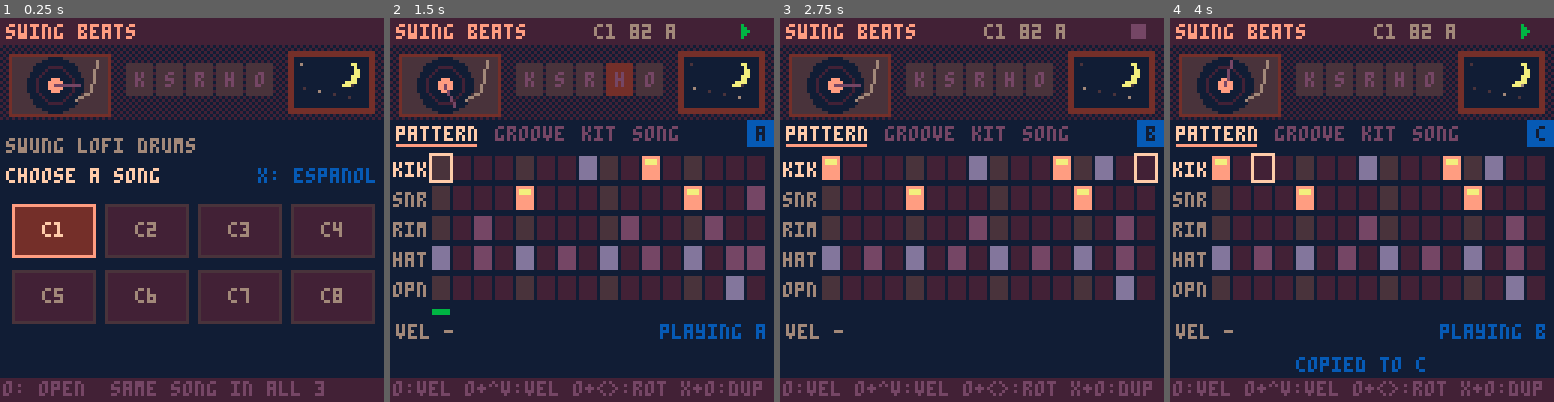
Above: before the commit, frames 1-4 (left to right).
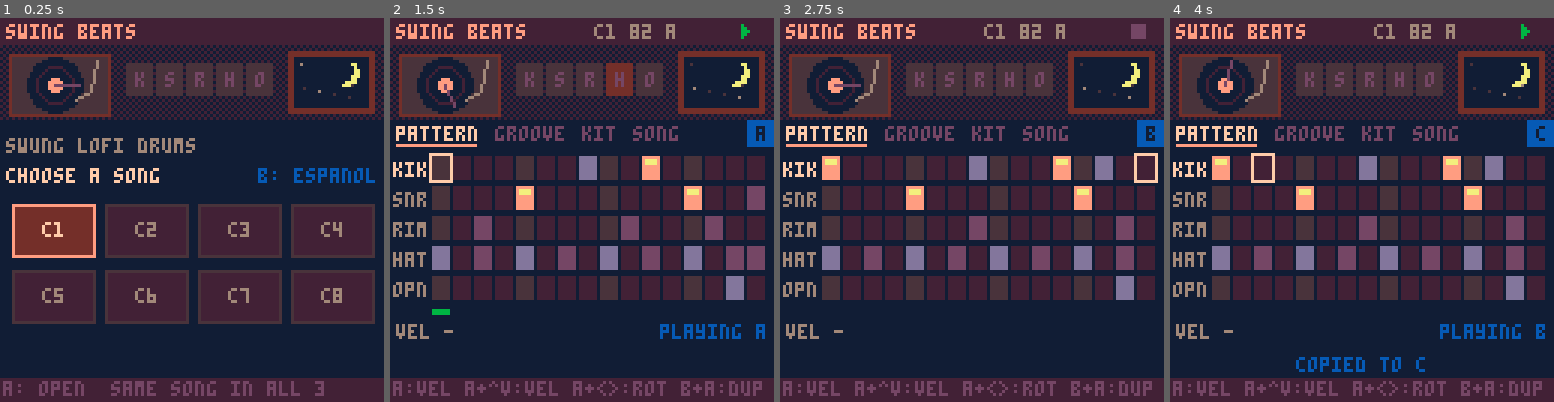
Above: after the commit, the same moments.

Repository: santiago-giordano/swing_pico8
Game: PICO-8 cartridge carts/en/swing_beats.p8
Same seed, same stepped clock (60 frames per second), same inputs: the game is played once before the commit and once after it.
Inputs:
- Up to frame 1 (0.25 s): no input
- Up to frame 2 (1.5 s): tap O (Z key) at 0.33, 0.7, 1.43 s; tap X (X key) at 1.07 s
- Up to frame 3 (2.75 s): hold Left 1.97-2.37 s; tap X (X key) at 2.07, 2.4, 2.73 s; tap O (Z key) at 2.22 s; hold Down from 2.42 s (still down)
- Up to frame 4 (4 s): release Down at 2.82 s; hold Right 2.87-3.53 s; tap X (X key) at 3.07, 3.4, 3.73 s; tap O (Z key) at 3.1, 3.98 s; hold Up from 3.58 s (still down)

The runs differ from the first frame. In frame 1, less than 0.1% of the frame differs, in the area x 0-69%, y 39-99%; in frame 2, 0.1%, in the area x 0-85%, y 94-99%; in frame 3, 0.1%; in frame 4, 0.1%.

Commit message:
Help text names buttons A/B by default, btn switch on song page
Co-Authored-By: Claude Sonnet 5.5 <noreply@anthropic.com>
Claude-Session: https://claude.ai/code/session_01Fp4AnuhRcLifhZuhuviCvy

Diff:
--- a/carts/en/swing_beats.p8
+++ b/carts/en/swing_beats.p8
@@ -466,10 +466,10 @@
    end})
  end
  if fills then
-  add(its,{x=2,y=64,l=tx("relleno","fill"),w=60,
+  add(its,{x=2,y=64,l=tx("relleno","fill"),w=52,
    v=function() return split(tx("no,hat,caja,ambos","none,hat,snare,both"))[(gd(1)>>1&3)+1] end,
    a=function(d) sd(1,gd(1)&0xf9|(((gd(1)>>1&3)+d)%4)<<1) end})
-  add(its,{x=66,y=64,l="poly",w=60,
+  add(its,{x=58,y=64,l="poly",w=34,
    v=function()
     local t=gd(1)>>3&7
     return t>0 and split("k,s,r,h,o")[t].." "..polyn[gd(1)\64+1] or "--"
@@ -486,6 +486,10 @@
    v=function() return gd(239)&64>0 and tx("si","on") or "no" end,
    a=function() sd(239,gd(239)^^64) end})
  end
+ -- botones de los textos de ayuda
+ add(its,{x=96,y=64,l="btn",w=30,
+  v=function() return split("a/b,b/a,o/x")[gd(13)\64+1] end,
+  a=function(d) sd(13,gd(13)&0x3f|((gd(13)\64+d)%3)<<6) end})
  -- diagnostico: estado del pcm
  local function dg()
   print("pcm "..(pcmok and "ok" or "no").." "..stat(108)..(clkr and " clk "..flr(clkr*100) or ""),2,113,5)
@@ -604,9 +608,25 @@
  end
 end
 
+-- nombres de botones en los textos de
+-- ayuda (byte 13 bits 6-7): 0 a/b,
+-- 1 b/a, 2 o/x (nombres de pico-8)
+function lbl(h)
+ local m=({{"a","b"},{"b","a"},{"o","x"}})[gd(13)\64+1]
+ local r=""
+ for i=1,#h do
+  local c,p,n=sub(h,i,i),sub(h,i-1,i-1),sub(h,i+1,i+1)
+  if (c=="o" or c=="x") and (i==1 or p==" " or p=="+") and (n==":" or n=="+" or n==" ") then
+   c=m[c=="o" and 1 or 2]
+  end
+  r..=c
+ end
+ return r
+end
+
 function footer(h)
  rectfill(0,120,127,127,1)
- print(h,1,121,5)
+ print(lbl(h),1,121,5)
 end
 
 function cpu(x,y)
@@ -646,7 +666,7 @@
  print(ti,2,2,9)
  print(su,2,40,6)
  print(tx("elegi la cancion","choose a song"),2,50,7)
- local l=tx("x: english","x: espanol")
+ local l=lbl(tx("x: english","x: espanol"))
  print(l,126-#l*4,50,12)
  for i=1,8 do
   local x,y=4+(i-1)%4*31,62+(i-1)\4*22
--- a/carts/en/swing_keys.p8
+++ b/carts/en/swing_keys.p8
@@ -466,10 +466,10 @@
    end})
  end
  if fills then
-  add(its,{x=2,y=64,l=tx("relleno","fill"),w=60,
+  add(its,{x=2,y=64,l=tx("relleno","fill"),w=52,
    v=function() return split(tx("no,hat,caja,ambos","none,hat,snare,both"))[(gd(1)>>1&3)+1] end,
    a=function(d) sd(1,gd(1)&0xf9|(((gd(1)>>1&3)+d)%4)<<1) end})
-  add(its,{x=66,y=64,l="poly",w=60,
+  add(its,{x=58,y=64,l="poly",w=34,
    v=function()
     local t=gd(1)>>3&7
     return t>0 and split("k,s,r,h,o")[t].." "..polyn[gd(1)\64+1] or "--"
@@ -486,6 +486,10 @@
    v=function() return gd(239)&64>0 and tx("si","on") or "no" end,
    a=function() sd(239,gd(239)^^64) end})
  end
+ -- botones de los textos de ayuda
+ add(its,{x=96,y=64,l="btn",w=30,
+  v=function() return split("a/b,b/a,o/x")[gd(13)\64+1] end,
+  a=function(d) sd(13,gd(13)&0x3f|((gd(13)\64+d)%3)<<6) end})
  -- diagnostico: estado del pcm
  local function dg()
   print("pcm "..(pcmok and "ok" or "no").." "..stat(108)..(clkr and " clk "..flr(clkr*100) or ""),2,113,5)
@@ -604,9 +608,25 @@
  end
 end
 
+-- nombres de botones en los textos de
+-- ayuda (byte 13 bits 6-7): 0 a/b,
+-- 1 b/a, 2 o/x (nombres de pico-8)
+function lbl(h)
+ local m=({{"a","b"},{"b","a"},{"o","x"}})[gd(13)\64+1]
+ local r=""
+ for i=1,#h do
+  local c,p,n=sub(h,i,i),sub(h,i-1,i-1),sub(h,i+1,i+1)
+  if (c=="o" or c=="x") and (i==1 or p==" " or p=="+") and (n==":" or n=="+" or n==" ") then
+   c=m[c=="o" and 1 or 2]
+  end
+  r..=c
+ end
+ return r
+end
+
 function footer(h)
  rectfill(0,120,127,127,1)
- print(h,1,121,5)
+ print(lbl(h),1,121,5)
 end
 
 function cpu(x,y)
@@ -646,7 +666,7 @@
  print(ti,2,2,9)
  print(su,2,40,6)
  print(tx("elegi la cancion","choose a song"),2,50,7)
- local l=tx("x: english","x: espanol")
+ local l=lbl(tx("x: english","x: espanol"))
  print(l,126-#l*4,50,12)
  for i=1,8 do
   local x,y=4+(i-1)%4*31,62+(i-1)\4*22
--- a/carts/en/swing_mix.p8
+++ b/carts/en/swing_mix.p8
@@ -466,10 +466,10 @@
    end})
  end
  if fills then
-  add(its,{x=2,y=64,l=tx("relleno","fill"),w=60,
+  add(its,{x=2,y=64,l=tx("relleno","fill"),w=52,
    v=function() return split(tx("no,hat,caja,ambos","none,hat,snare,both"))[(gd(1)>>1&3)+1] end,
    a=function(d) sd(1,gd(1)&0xf9|(((gd(1)>>1&3)+d)%4)<<1) end})
-  add(its,{x=66,y=64,l="poly",w=60,
+  add(its,{x=58,y=64,l="poly",w=34,
    v=function()
     local t=gd(1)>>3&7
     return t>0 and split("k,s,r,h,o")[t].." "..polyn[gd(1)\64+1] or "--"
@@ -486,6 +486,10 @@
    v=function() return gd(239)&64>0 and tx("si","on") or "no" end,
    a=function() sd(239,gd(239)^^64) end})
  end
+ -- botones de los textos de ayuda
+ add(its,{x=96,y=64,l="btn",w=30,
+  v=function() return split("a/b,b/a,o/x")[gd(13)\64+1] end,
+  a=function(d) sd(13,gd(13)&0x3f|((gd(13)\64+d)%3)<<6) end})
  -- diagnostico: estado del pcm
  local function dg()
   print("pcm "..(pcmok and "ok" or "no").." "..stat(108)..(clkr and " clk "..flr(clkr*100) or ""),2,113,5)
@@ -604,9 +608,25 @@
  end
 end
 
+-- nombres de botones en los textos de
+-- ayuda (byte 13 bits 6-7): 0 a/b,
+-- 1 b/a, 2 o/x (nombres de pico-8)
+function lbl(h)
+ local m=({{"a","b"},{"b","a"},{"o","x"}})[gd(13)\64+1]
+ local r=""
+ for i=1,#h do
+  local c,p,n=sub(h,i,i),sub(h,i-1,i-1),sub(h,i+1,i+1)
+  if (c=="o" or c=="x") and (i==1 or p==" " or p=="+") and (n==":" or n=="+" or n==" ") then
+   c=m[c=="o" and 1 or 2]
+  end
+  r..=c
+ end
+ return r
+end
+
 function footer(h)
  rectfill(0,120,127,127,1)
- print(h,1,121,5)
+ print(lbl(h),1,121,5)
 end
 
 function cpu(x,y)
@@ -646,7 +666,7 @@
  print(ti,2,2,9)
  print(su,2,40,6)
  print(tx("elegi la cancion","choose a song"),2,50,7)
- local l=tx("x: english","x: espanol")
+ local l=lbl(tx("x: english","x: espanol"))
  print(l,126-#l*4,50,12)
  for i=1,8 do
   local x,y=4+(i-1)%4*31,62+(i-1)\4*22
--- a/carts/en/swing_noise.p8
+++ b/carts/en/swing_noise.p8
@@ -466,10 +466,10 @@
    end})
  end
  if fills then
-  add(its,{x=2,y=64,l=tx("relleno","fill"),w=60,
+  add(its,{x=2,y=64,l=tx("relleno","fill"),w=52,
    v=function() return split(tx("no,hat,caja,ambos","none,hat,snare,both"))[(gd(1)>>1&3)+1] end,
    a=function(d) sd(1,gd(1)&0xf9|(((gd(1)>>1&3)+d)%4)<<1) end})
-  add(its,{x=66,y=64,l="poly",w=60,
+  add(its,{x=58,y=64,l="poly",w=34,
    v=function()
     local t=gd(1)>>3&7
     return t>0 and split("k,s,r,h,o")[t].." "..polyn[gd(1)\64+1] or "--"
@@ -486,6 +486,10 @@
    v=function() return gd(239)&64>0 and tx("si","on") or "no" end,
    a=function() sd(239,gd(239)^^64) end})
  end
+ -- botones de los textos de ayuda
+ add(its,{x=96,y=64,l="btn",w=30,
+  v=function() return split("a/b,b/a,o/x")[gd(13)\64+1] end,
+  a=function(d) sd(13,gd(13)&0x3f|((gd(13)\64+d)%3)<<6) end})
  -- diagnostico: estado del pcm
  local function dg()
   print("pcm "..(pcmok and "ok" or "no").." "..stat(108)..(clkr and " clk "..flr(clkr*100) or ""),2,113,5)
@@ -604,9 +608,25 @@
  end
 end
 
+-- nombres de botones en los textos de
+-- ayuda (byte 13 bits 6-7): 0 a/b,
+-- 1 b/a, 2 o/x (nombres de pico-8)
+function lbl(h)
+ local m=({{"a","b"},{"b","a"},{"o","x"}})[gd(13)\64+1]
+ local r=""
+ for i=1,#h do
+  local c,p,n=sub(h,i,i),sub(h,i-1,i-1),sub(h,i+1,i+1)
+  if (c=="o" or c=="x") and (i==1 or p==" " or p=="+") and (n==":" or n=="+" or n==" ") then
+   c=m[c=="o" and 1 or 2]
+  end
+  r..=c
+ end
+ return r
+end
+
 function footer(h)
  rectfill(0,120,127,127,1)
- print(h,1,121,5)
+ print(lbl(h),1,121,5)
 end
 
 function cpu(x,y)
@@ -646,7 +666,7 @@
  print(ti,2,2,9)
  print(su,2,40,6)
  print(tx("elegi la cancion","choose a song"),2,50,7)
- local l=tx("x: english","x: espanol")
+ local l=lbl(tx("x: english","x: espanol"))
  print(l,126-#l*4,50,12)
  for i=1,8 do
   local x,y=4+(i-1)%4*31,62+(i-1)\4*22
--- a/carts/es/swing_beats.p8
+++ b/carts/es/swing_beats.p8
@@ -466,10 +466,10 @@
    end})
  end
  if fills then
-  add(its,{x=2,y=64,l=tx("relleno","fill"),w=60,
+  add(its,{x=2,y=64,l=tx("relleno","fill"),w=52,
    v=function() return split(tx("no,hat,caja,ambos","none,hat,snare,both"))[(gd(1)>>1&3)+1] end,
    a=function(d) sd(1,gd(1)&0xf9|(((gd(1)>>1&3)+d)%4)<<1) end})
-  add(its,{x=66,y=64,l="poly",w=60,
+  add(its,{x=58,y=64,l="poly",w=34,
    v=function()
     local t=gd(1)>>3&7
     return t>0 and split("k,s,r,h,o")[t].." "..polyn[gd(1)\64+1] or "--"
@@ -486,6 +486,10 @@
    v=function() return gd(239)&64>0 and tx("si","on") or "no" end,
    a=function() sd(239,gd(239)^^64) end})
  end
+ -- botones de los textos de ayuda
+ add(its,{x=96,y=64,l="btn",w=30,
+  v=function() return split("a/b,b/a,o/x")[gd(13)\64+1] end,
+  a=function(d) sd(13,gd(13)&0x3f|((gd(13)\64+d)%3)<<6) end})
  -- diagnostico: estado del pcm
  local function dg()
   print("pcm "..(pcmok and "ok" or "no").." "..stat(108)..(clkr and " clk "..flr(clkr*100) or ""),2,113,5)
@@ -604,9 +608,25 @@
  end
 end
 
+-- nombres de botones en los textos de
+-- ayuda (byte 13 bits 6-7): 0 a/b,
+-- 1 b/a, 2 o/x (nombres de pico-8)
+function lbl(h)
+ local m=({{"a","b"},{"b","a"},{"o","x"}})[gd(13)\64+1]
+ local r=""
+ for i=1,#h do
+  local c,p,n=sub(h,i,i),sub(h,i-1,i-1),sub(h,i+1,i+1)
+  if (c=="o" or c=="x") and (i==1 or p==" " or p=="+") and (n==":" or n=="+" or n==" ") then
+   c=m[c=="o" and 1 or 2]
+  end
+  r..=c
+ end
+ return r
+end
+
 function footer(h)
  rectfill(0,120,127,127,1)
- print(h,1,121,5)
+ print(lbl(h),1,121,5)
 end
 
 function cpu(x,y)
@@ -646,7 +666,7 @@
  print(ti,2,2,9)
  print(su,2,40,6)
  print(tx("elegi la cancion","choose a song"),2,50,7)
- local l=tx("x: english","x: espanol")
+ local l=lbl(tx("x: english","x: espanol"))
  print(l,126-#l*4,50,12)
  for i=1,8 do
   local x,y=4+(i-1)%4*31,62+(i-1)\4*22
--- a/carts/es/swing_keys.p8
+++ b/carts/es/swing_keys.p8
@@ -466,10 +466,10 @@
    end})
  end
  if fills then
-  add(its,{x=2,y=64,l=tx("relleno","fill"),w=60,
+  add(its,{x=2,y=64,l=tx("relleno","fill"),w=52,
    v=function() return split(tx("no,hat,caja,ambos","none,hat,snare,both"))[(gd(1)>>1&3)+1] end,
    a=function(d) sd(1,gd(1)&0xf9|(((gd(1)>>1&3)+d)%4)<<1) end})
-  add(its,{x=66,y=64,l="poly",w=60,
+  add(its,{x=58,y=64,l="poly",w=34,
    v=function()
     local t=gd(1)>>3&7
     return t>0 and split("k,s,r,h,o")[t].." "..polyn[gd(1)\64+1] or "--"
@@ -486,6 +486,10 @@
    v=function() return gd(239)&64>0 and tx("si","on") or "no" end,
    a=function() sd(239,gd(239)^^64) end})
  end
+ -- botones de los textos de ayuda
+ add(its,{x=96,y=64,l="btn",w=30,
+  v=function() return split("a/b,b/a,o/x")[gd(13)\64+1] end,
+  a=function(d) sd(13,gd(13)&0x3f|((gd(13)\64+d)%3)<<6) end})
  -- diagnostico: estado del pcm
  local function dg()
   print("pcm "..(pcmok and "ok" or "no").." "..stat(108)..(clkr and " clk "..flr(clkr*100) or ""),2,113,5)
@@ -604,9 +608,25 @@
  end
 end
 
+-- nombres de botones en los textos de
+-- ayuda (byte 13 bits 6-7): 0 a/b,
+-- 1 b/a, 2 o/x (nombres de pico-8)
+function lbl(h)
+ local m=({{"a","b"},{"b","a"},{"o","x"}})[gd(13)\64+1]
+ local r=""
+ for i=1,#h do
+  local c,p,n=sub(h,i,i),sub(h,i-1,i-1),sub(h,i+1,i+1)
+  if (c=="o" or c=="x") and (i==1 or p==" " or p=="+") and (n==":" or n=="+" or n==" ") then
+   c=m[c=="o" and 1 or 2]
+  end
+  r..=c
+ end
+ return r
+end
+
 function footer(h)
  rectfill(0,120,127,127,1)
- print(h,1,121,5)
+ print(lbl(h),1,121,5)
 end
 
 function cpu(x,y)
@@ -646,7 +666,7 @@
  print(ti,2,2,9)
  print(su,2,40,6)
  print(tx("elegi la cancion","choose a song"),2,50,7)
- local l=tx("x: english","x: espanol")
+ local l=lbl(tx("x: english","x: espanol"))
  print(l,126-#l*4,50,12)
  for i=1,8 do
   local x,y=4+(i-1)%4*31,62+(i-1)\4*22
--- a/carts/es/swing_mix.p8
+++ b/carts/es/swing_mix.p8
@@ -466,10 +466,10 @@
    end})
  end
  if fills then
-  add(its,{x=2,y=64,l=tx("relleno","fill"),w=60,
+  add(its,{x=2,y=64,l=tx("relleno","fill"),w=52,
    v=function() return split(tx("no,hat,caja,ambos","none,hat,snare,both"))[(gd(1)>>1&3)+1] end,
    a=function(d) sd(1,gd(1)&0xf9|(((gd(1)>>1&3)+d)%4)<<1) end})
-  add(its,{x=66,y=64,l="poly",w=60,
+  add(its,{x=58,y=64,l="poly",w=34,
    v=function()
     local t=gd(1)>>3&7
     return t>0 and split("k,s,r,h,o")[t].." "..polyn[gd(1)\64+1] or "--"
@@ -486,6 +486,10 @@
    v=function() return gd(239)&64>0 and tx("si","on") or "no" end,
    a=function() sd(239,gd(239)^^64) end})
  end
+ -- botones de los textos de ayuda
+ add(its,{x=96,y=64,l="btn",w=30,
+  v=function() return split("a/b,b/a,o/x")[gd(13)\64+1] end,
+  a=function(d) sd(13,gd(13)&0x3f|((gd(13)\64+d)%3)<<6) end})
  -- diagnostico: estado del pcm
  local function dg()
   print("pcm "..(pcmok and "ok" or "no").." "..stat(108)..(clkr and " clk "..flr(clkr*100) or ""),2,113,5)
@@ -604,9 +608,25 @@
  end
 end
 
+-- nombres de botones en los textos de
+-- ayuda (byte 13 bits 6-7): 0 a/b,
+-- 1 b/a, 2 o/x (nombres de pico-8)
+function lbl(h)
+ local m=({{"a","b"},{"b","a"},{"o","x"}})[gd(13)\64+1]
+ local r=""
+ for i=1,#h do
+  local c,p,n=sub(h,i,i),sub(h,i-1,i-1),sub(h,i+1,i+1)
+  if (c=="o" or c=="x") and (i==1 or p==" " or p=="+") and (n==":" or n=="+" or n==" ") then
+   c=m[c=="o" and 1 or 2]
+  end
+  r..=c
+ end
+ return r
+end
+
 function footer(h)
  rectfill(0,120,127,127,1)
- print(h,1,121,5)
+ print(lbl(h),1,121,5)
 end
 
 function cpu(x,y)
@@ -646,7 +666,7 @@
  print(ti,2,2,9)
  print(su,2,40,6)
  print(tx("elegi la cancion","choose a song"),2,50,7)
- local l=tx("x: english","x: espanol")
+ local l=lbl(tx("x: english","x: espanol"))
  print(l,126-#l*4,50,12)
  for i=1,8 do
   local x,y=4+(i-1)%4*31,62+(i-1)\4*22
--- a/carts/es/swing_noise.p8
+++ b/carts/es/swing_noise.p8
@@ -466,10 +466,10 @@
    end})
  end
  if fills then
-  add(its,{x=2,y=64,l=tx("relleno","fill"),w=60,
+  add(its,{x=2,y=64,l=tx("relleno","fill"),w=52,
    v=function() return split(tx("no,hat,caja,ambos","none,hat,snare,both"))[(gd(1)>>1&3)+1] end,
    a=function(d) sd(1,gd(1)&0xf9|(((gd(1)>>1&3)+d)%4)<<1) end})
-  add(its,{x=66,y=64,l="poly",w=60,
+  add(its,{x=58,y=64,l="poly",w=34,
    v=function()
     local t=gd(1)>>3&7
     return t>0 and split("k,s,r,h,o")[t].." "..polyn[gd(1)\64+1] or "--"
@@ -486,6 +486,10 @@
    v=function() return gd(239)&64>0 and tx("si","on") or "no" end,
    a=function() sd(239,gd(239)^^64) end})
  end
+ -- botones de los textos de ayuda
+ add(its,{x=96,y=64,l="btn",w=30,
+  v=function() return split("a/b,b/a,o/x")[gd(13)\64+1] end,
+  a=function(d) sd(13,gd(13)&0x3f|((gd(13)\64+d)%3)<<6) end})
  -- diagnostico: estado del pcm
  local function dg()
   print("pcm "..(pcmok and "ok" or "no").." "..stat(108)..(clkr and " clk "..flr(clkr*100) or ""),2,113,5)
@@ -604,9 +608,25 @@
  end
 end
 
+-- nombres de botones en los textos de
+-- ayuda (byte 13 bits 6-7): 0 a/b,
+-- 1 b/a, 2 o/x (nombres de pico-8)
+function lbl(h)
+ local m=({{"a","b"},{"b","a"},{"o","x"}})[gd(13)\64+1]
+ local r=""
+ for i=1,#h do
+  local c,p,n=sub(h,i,i),sub(h,i-1,i-1),sub(h,i+1,i+1)
+  if (c=="o" or c=="x") and (i==1 or p==" " or p=="+") and (n==":" or n=="+" or n==" ") then
+   c=m[c=="o" and 1 or 2]
+  end
+  r..=c
+ end
+ return r
+end
+
 function footer(h)
  rectfill(0,120,127,127,1)
- print(h,1,121,5)
+ print(lbl(h),1,121,5)
 end
 
 function cpu(x,y)
@@ -646,7 +666,7 @@
  print(ti,2,2,9)
  print(su,2,40,6)
  print(tx("elegi la cancion","choose a song"),2,50,7)
- local l=tx("x: english","x: espanol")
+ local l=lbl(tx("x: english","x: espanol"))
  print(l,126-#l*4,50,12)
  for i=1,8 do
   local x,y=4+(i-1)%4*31,62+(i-1)\4*22
--- a/src/core.lua
+++ b/src/core.lua
@@ -463,10 +463,10 @@
    end})
  end
  if fills then
-  add(its,{x=2,y=64,l=tx("relleno","fill"),w=60,
+  add(its,{x=2,y=64,l=tx("relleno","fill"),w=52,
    v=function() return split(tx("no,hat,caja,ambos","none,hat,snare,both"))[(gd(1)>>1&3)+1] end,
    a=function(d) sd(1,gd(1)&0xf9|(((gd(1)>>1&3)+d)%4)<<1) end})
-  add(its,{x=66,y=64,l="poly",w=60,
+  add(its,{x=58,y=64,l="poly",w=34,
    v=function()
     local t=gd(1)>>3&7
     return t>0 and split("k,s,r,h,o")[t].." "..polyn[gd(1)\64+1] or "--"
@@ -483,6 +483,10 @@
    v=function() return gd(239)&64>0 and tx("si","on") or "no" end,
    a=function() sd(239,gd(239)^^64) end})
  end
+ -- botones de los textos de ayuda
+ add(its,{x=96,y=64,l="btn",w=30,
+  v=function() return split("a/b,b/a,o/x")[gd(13)\64+1] end,
+  a=function(d) sd(13,gd(13)&0x3f|((gd(13)\64+d)%3)<<6) end})
  -- diagnostico: estado del pcm
  local function dg()
   print("pcm "..(pcmok and "ok" or "no").." "..stat(108)..(clkr and " clk "..flr(clkr*100) or ""),2,113,5)
@@ -601,9 +605,25 @@
  end
 end
 
+-- nombres de botones en los textos de
+-- ayuda (byte 13 bits 6-7): 0 a/b,
+-- 1 b/a, 2 o/x (nombres de pico-8)
+function lbl(h)
+ local m=({{"a","b"},{"b","a"},{"o","x"}})[gd(13)\64+1]
+ local r=""
+ for i=1,#h do
+  local c,p,n=sub(h,i,i),sub(h,i-1,i-1),sub(h,i+1,i+1)
+  if (c=="o" or c=="x") and (i==1 or p==" " or p=="+") and (n==":" or n=="+" or n==" ") then
+   c=m[c=="o" and 1 or 2]
+  end
+  r..=c
+ end
+ return r
+end
+
 function footer(h)
  rectfill(0,120,127,127,1)
- print(h,1,121,5)
+ print(lbl(h),1,121,5)
 end
 
 function cpu(x,y)
@@ -643,7 +663,7 @@
  print(ti,2,2,9)
  print(su,2,40,6)
  print(tx("elegi la cancion","choose a song"),2,50,7)
- local l=tx("x: english","x: espanol")
+ local l=lbl(tx("x: english","x: espanol"))
  print(l,126-#l*4,50,12)
  for i=1,8 do
   local x,y=4+(i-1)%4*31,62+(i-1)\4*22
Not shown, changed: CHANGELOG.md
Not shown, changed: README.es.md
Not shown, changed: README.md
